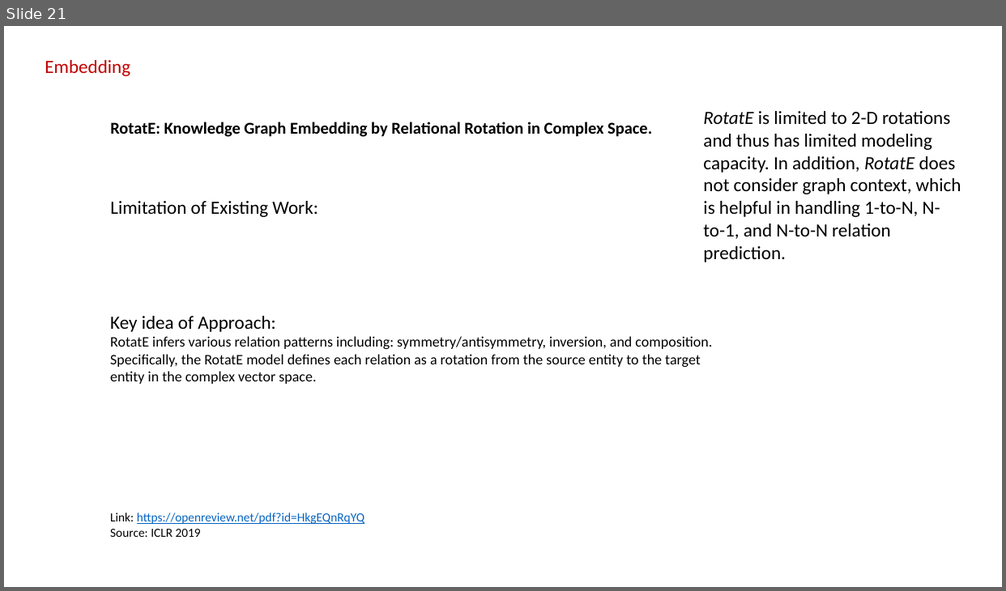
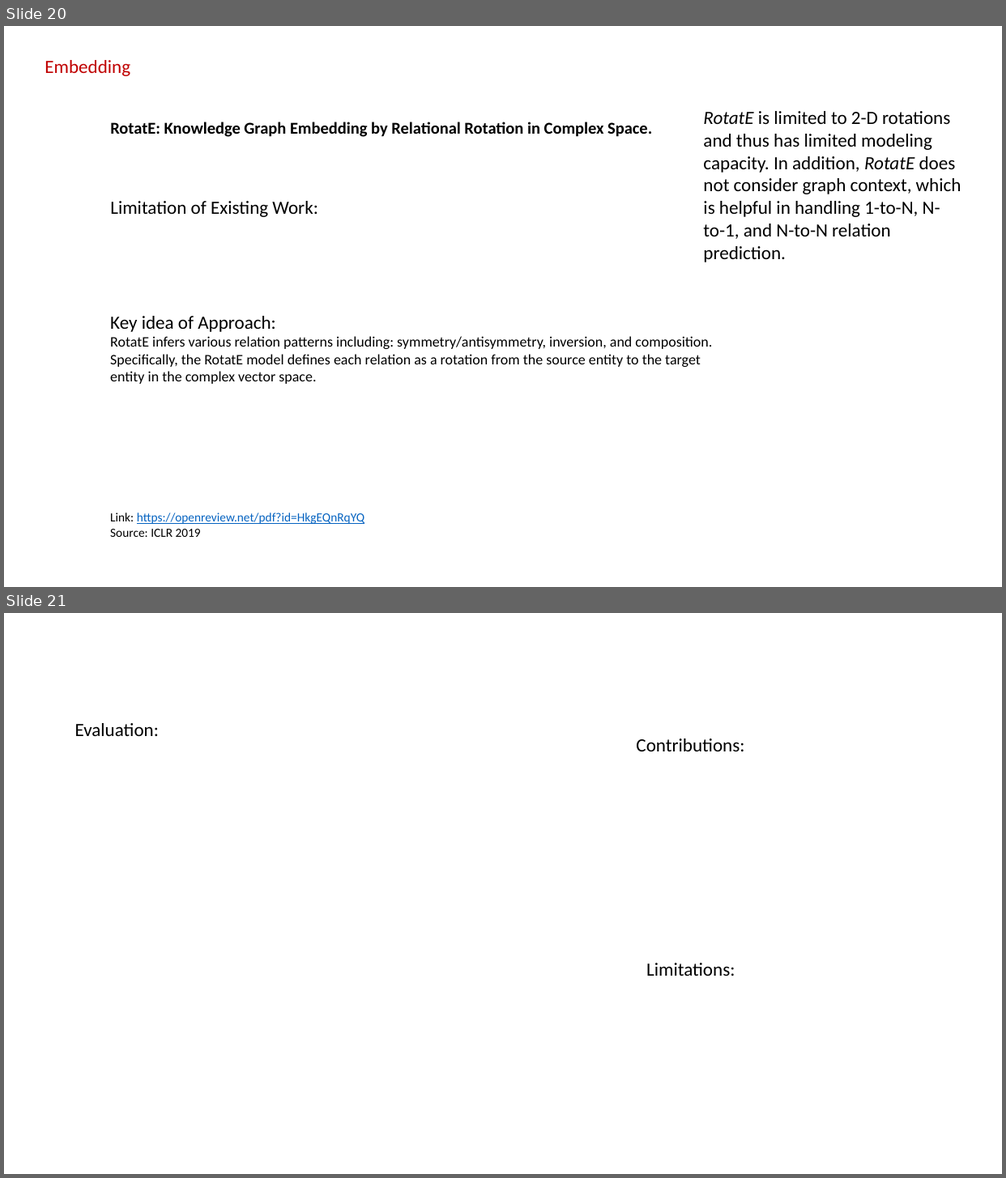
Before and after one commit to sylviawangfr/KGpaper, a slide deck: slides.pptx. Shown one above the other, each under a label of ours: slide 21 before the commit, slides 20 and 21 after it. The pictures are 1006x591 and 1006x1178 pixels, drawn with LibreOffice and Linux fonts; fonts in the diff are those of the drawing. Boxes give left, top, right and bottom in pixels: in the first picture for what was removed or moved away, otherwise in the second. Text is boxed around its words. In the diff, an @@ line names an element or a change of style, - is before the commit and + after.

```diff
--- a/slides.pptx
+++ b/slides.pptx
@@ slide 21 added at (4,613,1002,1174), background #FFFFFF @@
@@ text added at (75,723,159,736), 18 pt, text #000000 @@
+Evaluation:
@@ text added at (636,739,744,752), 18 pt, text #000000 @@
+Contributions:
@@ text added at (646,963,735,976), 18 pt, text #000000 @@
+Limitations:
@@ what was slide 21 is now slide 20 @@
```
Also in this commit, not shown: 2 slides changed, 4 other slides added.
